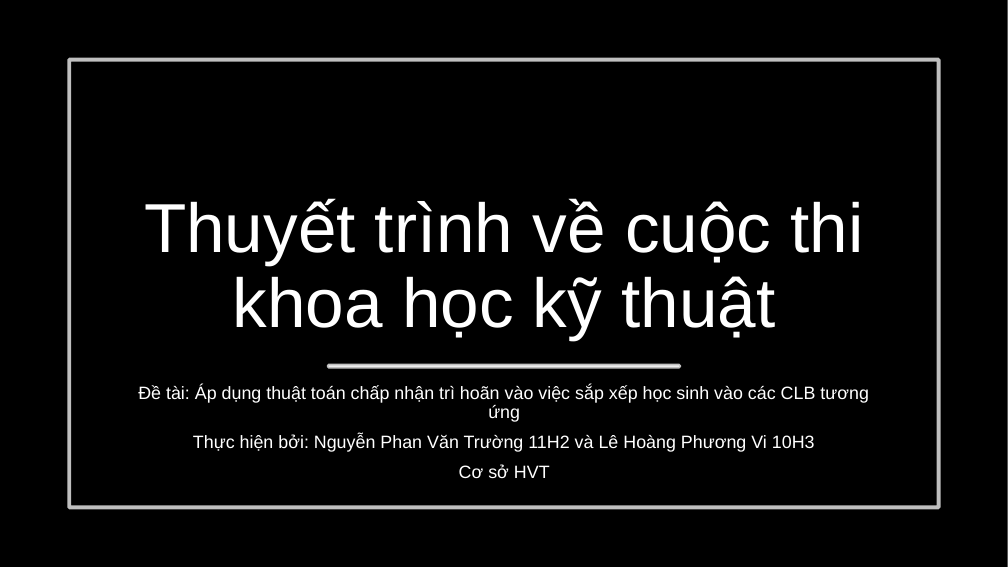
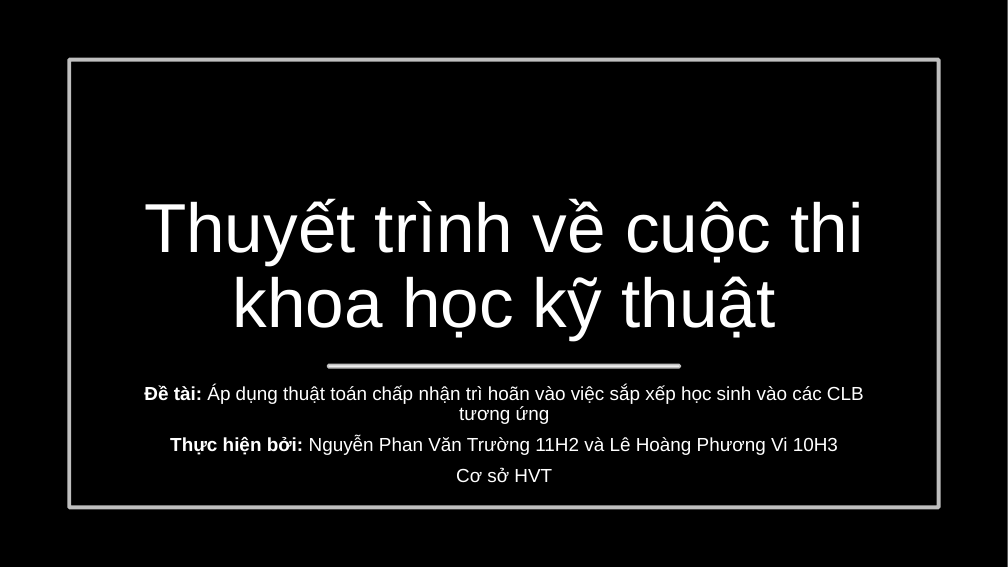
Before and after one commit to nguyenphanvantruong6969-arch/rbda-kiosk, a slide deck: slide 1 of THUYET_TRINH_KHKT_DA_SUA_FONT.pptx. Drawn at 1008x567 pixels with LibreOffice and Linux fonts; fonts in the diff are those of the drawing. Boxes give left, top, right and bottom in pixels: in the first picture for what was removed or moved away, otherwise in the second. Text is boxed around its words. In the diff, an @@ line names an element or a change of style, - is before the commit and + after.

```diff
--- a/THUYET_TRINH_KHKT_DA_SUA_FONT.pptx
+++ b/THUYET_TRINH_KHKT_DA_SUA_FONT.pptx
@@ subtitle "Đề tài: Áp dụng thuật ..." at [144,385,864,482]: size 17 to 18 pt; bold on in "Đề tài:", "Thực hiện bởi:" @@
```
Also in this commit, not shown: 4 other slides changed.
